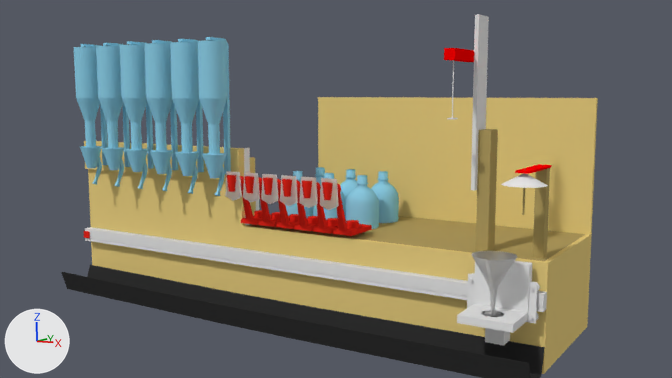
A saved change to the Blender file cad/barbot.blend.
The view is the same before and after, from the file's camera 'Camera'. Every picture has the same lights, and +X, +Y and +Z are marked at lower left.

Names of what the first picture shows: 'CO2Tap', 'Cube', 'DripTray', 'OpticFrontBoard', 'OpticTopBoard', 'Rail.000', 'Rail.001', 'Right BoxEndBoard', 'RightBoxBackBoard', 'RightBoxBaseBoard.001', 'RightBoxFrontBoard', 'StirrerMetal'.
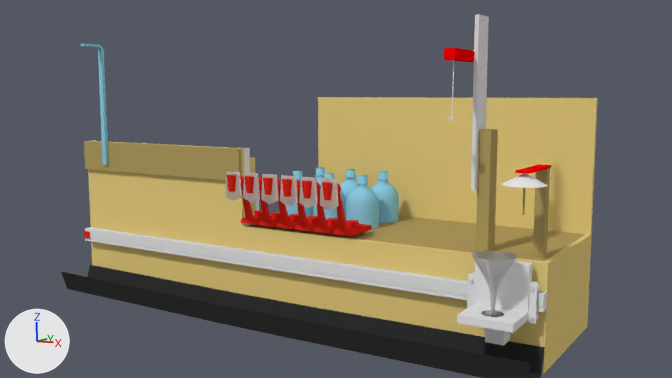
Commit message: re-doing optic model

Boxes [x1, y1, x2, y2] around the edits, measured in the pictures (672 x 378 px):
'Cube', deleted (cyan)
    before: [74, 37, 231, 196]
'OpticTopBoard', recoloured
    both: [84, 141, 242, 180]
'OpticMount0', added (cyan)
    after: [81, 43, 108, 165]

The edits, one by one:
me_cube_009 has 8 vertices, 6 faces and spans x 0.0..2.0, y -1.0..1.0, z -1.0..1.0.
me_cube_009 no longer uses material mat_ply (yellow #e7cd7f).
me_cube_009 now uses material mat_plydark (yellow #b19d61).
Mesh me_cube_007 is new.
It has 206 vertices, 113 faces and spans x -0.008..0.008, y -0.069..0.005, z 0.0..0.371.
It uses material mat_bottle (cyan #8dcfe7).
Object 'Cube' (ob_cube) is deleted.
Object 'OpticMount0' (ob_opticmount0) is new; it shows me_cube_007.
Its location is (0.104, -0.017, 0.402).
Its scale is (1.03, 1.0, 1.0).
